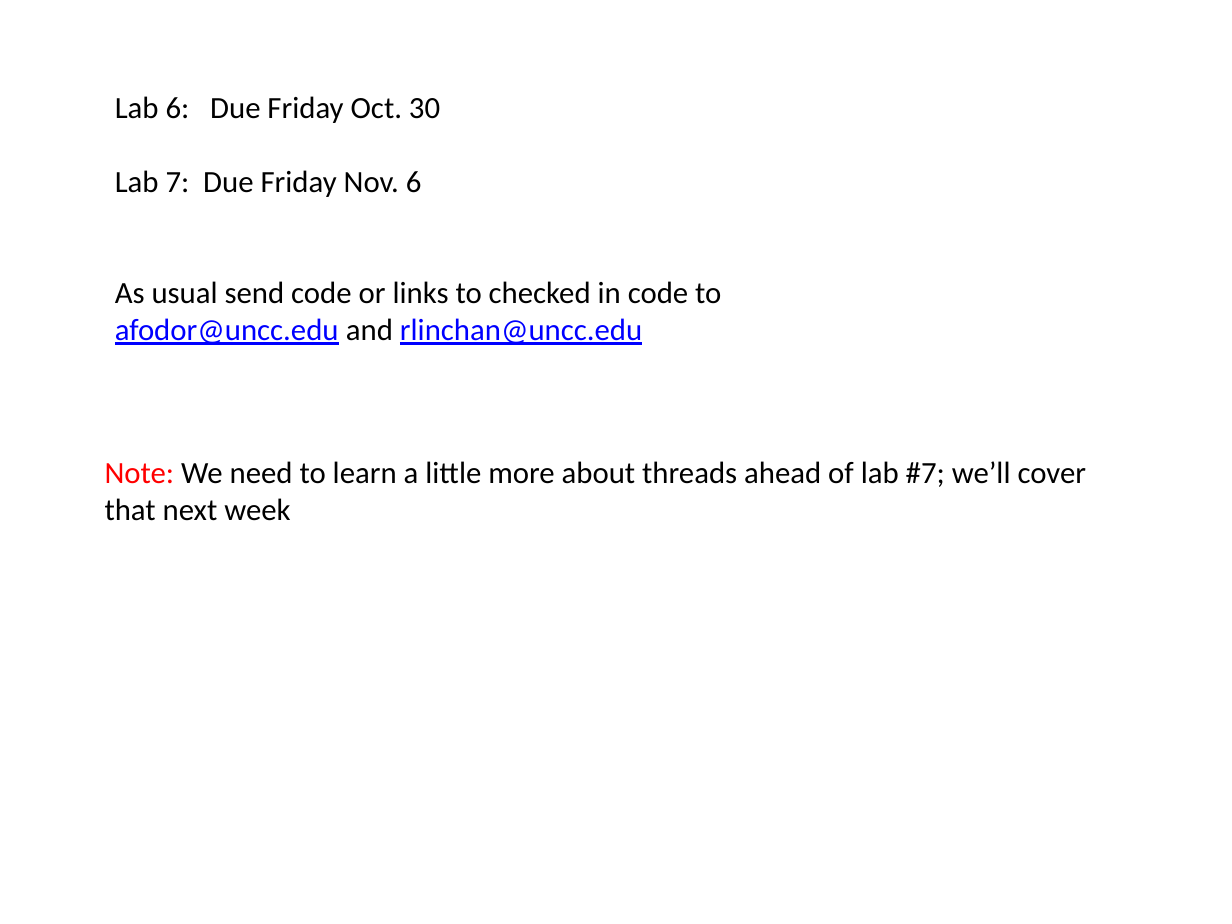
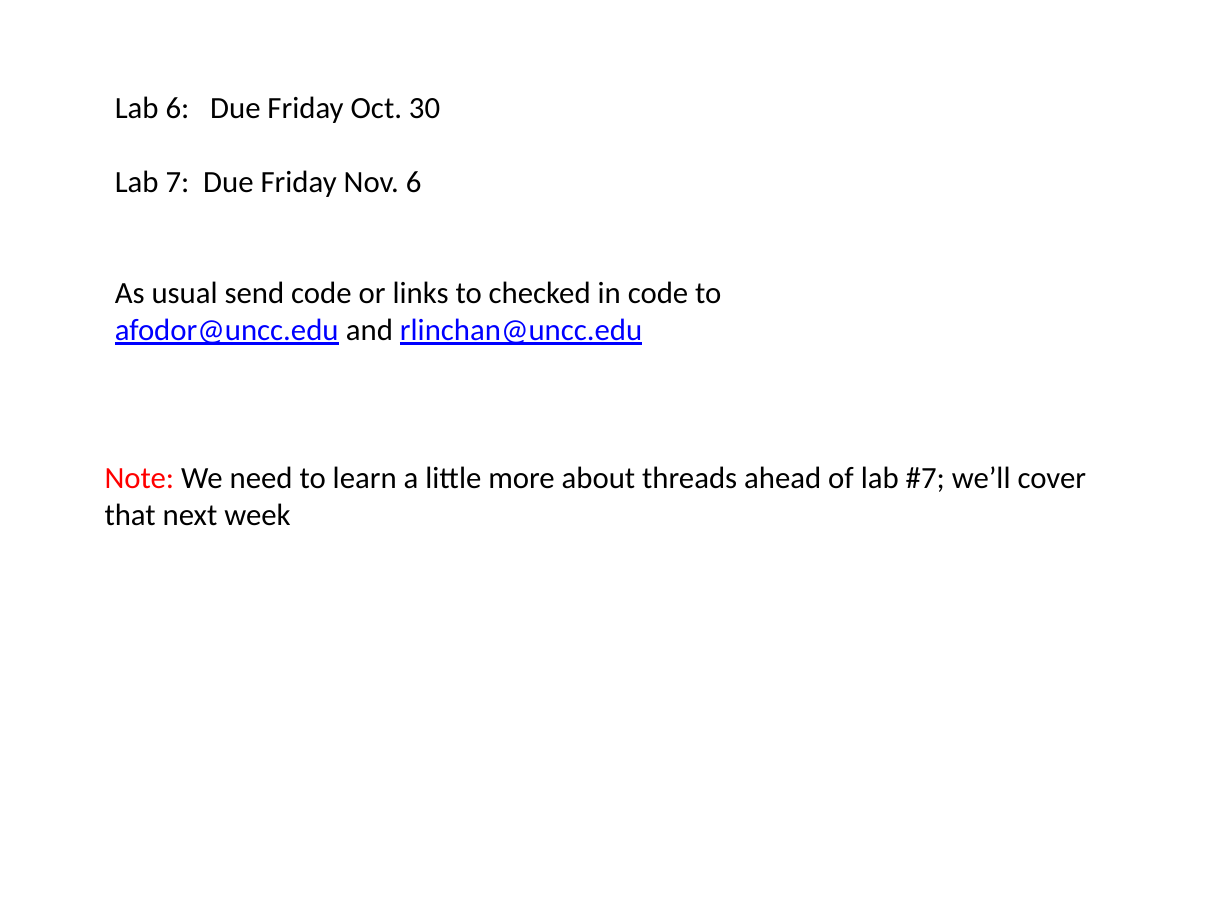
Before and after one commit to afodor/afodor.github.io, a slide deck: slide 1 of classes/prog2015/Lab6_and_7.pptx. Drawn at 1232x924 pixels with LibreOffice and Linux fonts; fonts in the diff are those of the drawing. Boxes give left, top, right and bottom in pixels: in the first picture for what was removed or moved away, otherwise in the second. Text is boxed around its words. In the diff, an @@ line names an element or a change of style, - is before the commit and + after.

```diff
--- a/classes/prog2015/Lab6_and_7.pptx
+++ b/classes/prog2015/Lab6_and_7.pptx
@@ text "Note: We need to learn ...": place and size @@
-text "Note: We need to learn ..." at box(105, 461, 1087, 521)
+text "Note: We need to learn ..." at box(105, 466, 1087, 526)
```
Also in this commit, not shown: 1 other slide changed, 1 slide added.
